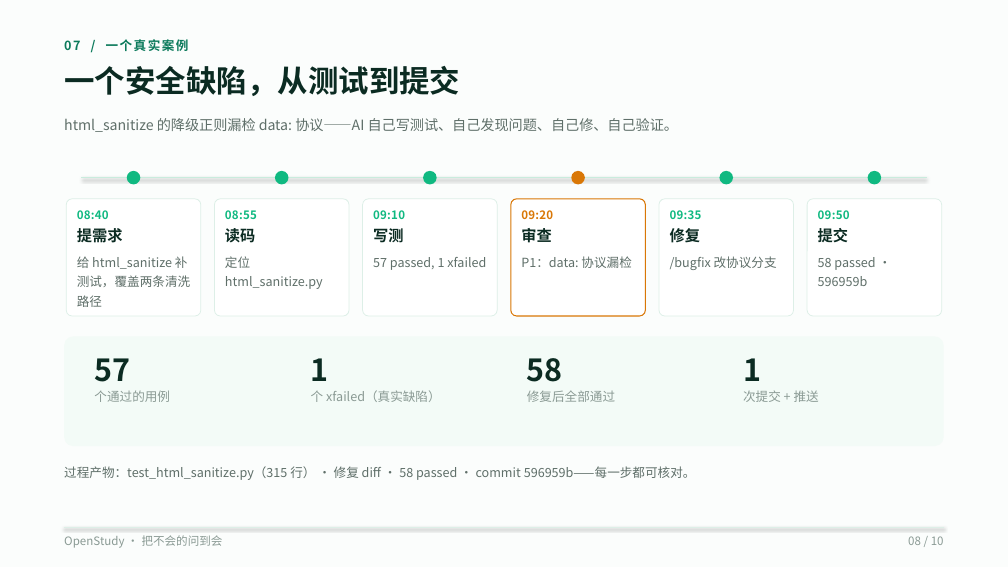
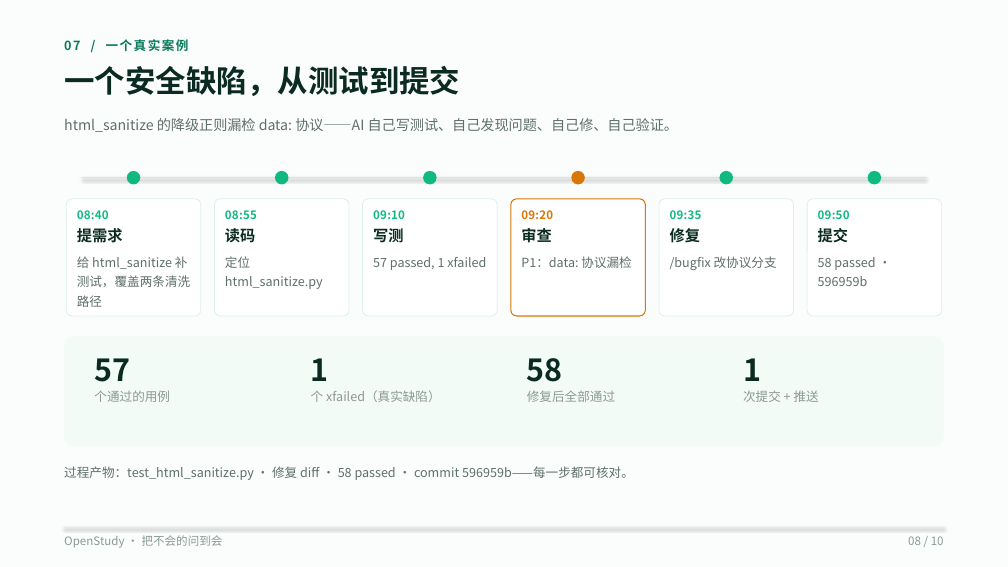
Before and after one commit to wufeng1234567/openstudy-fastapi-ts, a slide deck: slide 8 of doc/competition/OpenStudy-10页-V3-码道版.pptx. Drawn at 1008x567 pixels with LibreOffice and Linux fonts; fonts in the diff are those of the drawing. Boxes give left, top, right and bottom in pixels: in the first picture for what was removed or moved away, otherwise in the second. Text is boxed around its words. In the diff, an @@ line names an element or a change of style, - is before the commit and + after.

```diff
--- a/doc/competition/OpenStudy-10页-V3-码道版.pptx
+++ b/doc/competition/OpenStudy-10页-V3-码道版.pptx
@@ text at [64, 466, 634, 480]: text changed @@
-过程产物：test_html_sanitize.py（315 行） · 修复 diff · 58 passed · commit 596959b——每一步都可核对。
+过程产物：test_html_sanitize.py · 修复 diff · 58 passed · commit 596959b——每一步都可核对。
```
Also in this commit, not shown: 6 other slides changed, 1 slide added, 1 slide removed, 7 other files.
